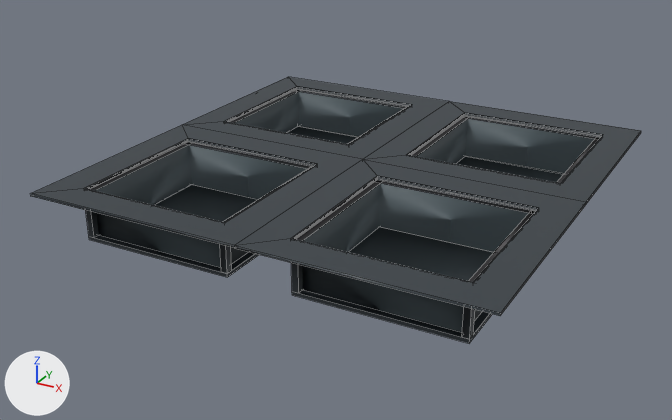
The FBX model Assets/Art/lobby/podloga.fbx, before and after one commit.
One viewpoint serves both versions: a camera (50 mm lens) standing at (43.2, -100.8, 57.6) and looking at (-19.7, 13.7, 0.3). Lighting does not change. The marker at lower left points along +X, +Y and +Z. Mesh edges are drawn as thin lines. Where no turn or scale is listed for an object, it has been applied to the vertices. Vertices at the same position are counted once.
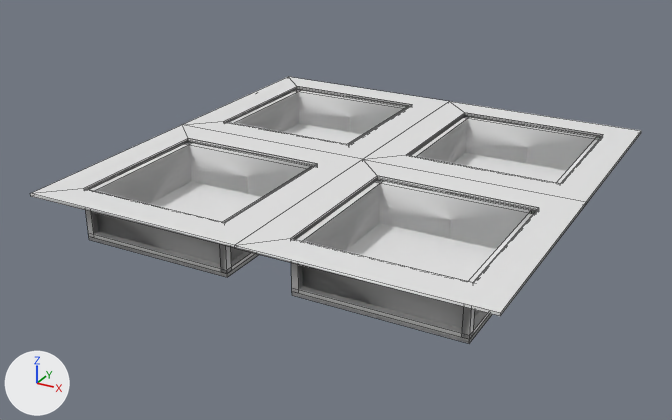
Where the change shows, as pixel boxes [x1, y1, x2, y2] in the pictures (672 x 420 px):
part 1 of me_cube_412, built on: before [155, 127, 563, 281]; after [89, 123, 566, 342]
part 2 of me_cube_412, recoloured (grey to white): [30, 77, 641, 343] in both

The edits, one by one:
me_cube_412 is used by ob_cube_300; location (-34.0, 0.0, 4.0).
me_cube_412 had 274 vertices, 224 faces and spanned x -17.0..51.0, y -17.0..51.0, z -4.0..4.0.
me_cube_412 now has 290 vertices, 240 faces and spans x -17.0..51.0, y -17.0..51.0, z -4.0..4.0.
Part 1, on me_cube_412:
4 faces are deleted.
16 new vertices lie (0.0, 0.0, 1.1) away from vertices in x -12.0..46.0, y -12.0..46.0, z -4.0.
20 new faces join them.
me_cube_412 part 2: 220 faces spanning x -17.0..51.0, y -17.0..51.0, z -4.0..4.0 switch from mat_material_005 (picture img_paleta_png) to no material.
